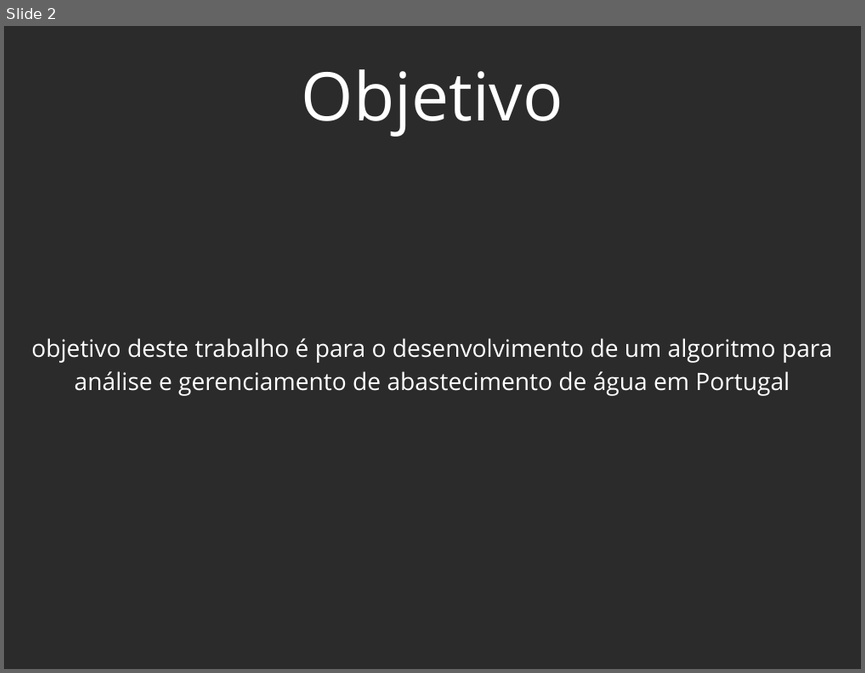
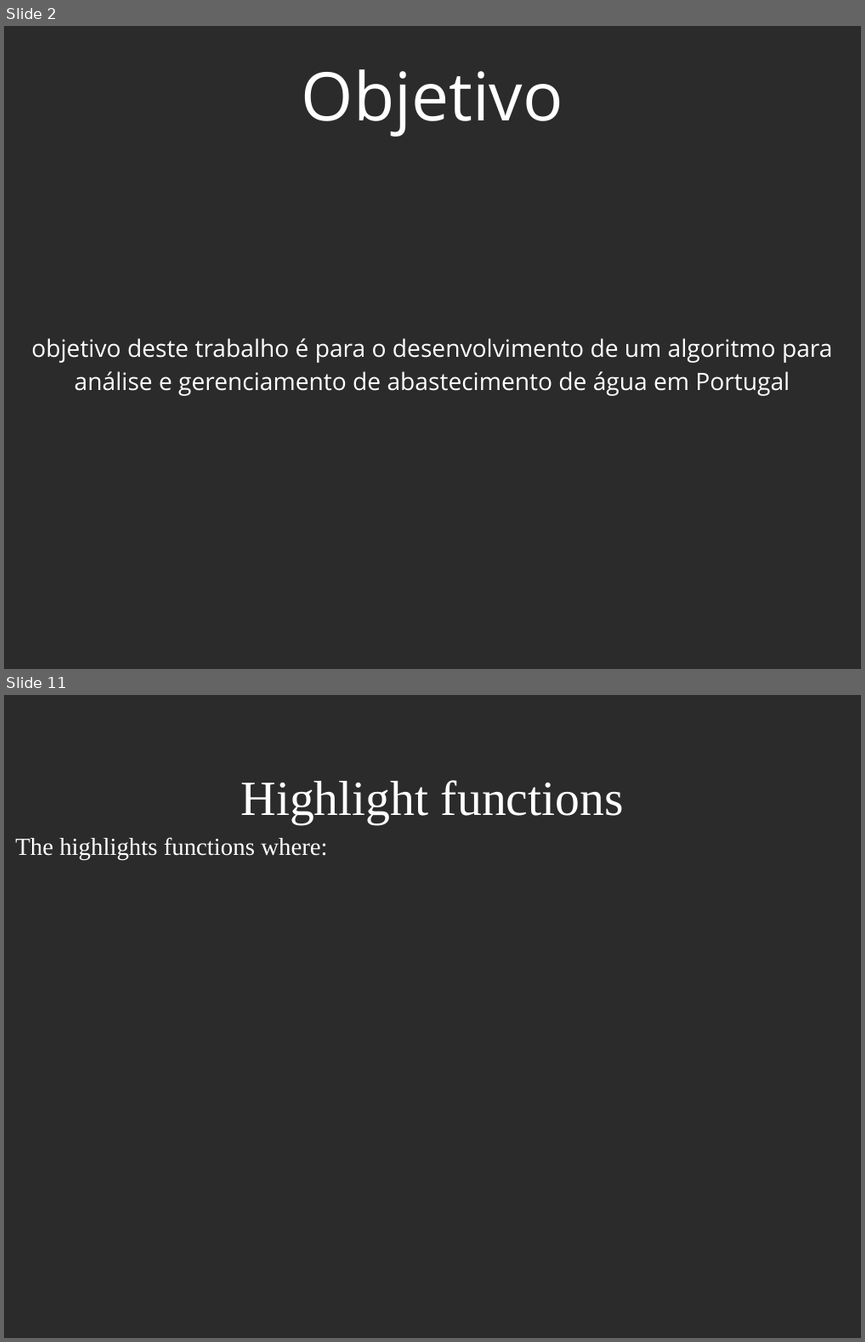
Before and after one commit to AngeloOliveira2004/DA_1st_Project, a slide deck: Neat Water Supply Presentation.pptx. Shown one above the other, each under a label of ours: slide 2 before the commit, slides 2 and 11 after it; the slides between them are not shown. The pictures are 865x673 and 865x1342 pixels, drawn with LibreOffice and Linux fonts; fonts in the diff are those of the drawing; background and template pictures are left out; a plain dark background stands for a picture behind light text. Boxes give left, top, right and bottom in pixels: in the first picture for what was removed or moved away, otherwise in the second. Text is boxed around its words. In the diff, an @@ line names an element or a change of style, - is before the commit and + after.

```diff
--- a/Neat Water Supply Presentation.pptx
+++ b/Neat Water Supply Presentation.pptx
@@ slide 11 added at bbox=[4, 695, 861, 1338], background picture (left out) @@
@@ text added at bbox=[240, 780, 624, 824], 44 pt, text #FFFFFF @@
+Highlight functions
@@ text added at bbox=[15, 837, 327, 860], 22 pt, text #FFFFFF @@
+The highlights functions where:
```
Also in this commit, not shown: 6 slides changed, 11 other slides added, 12 slides removed.
